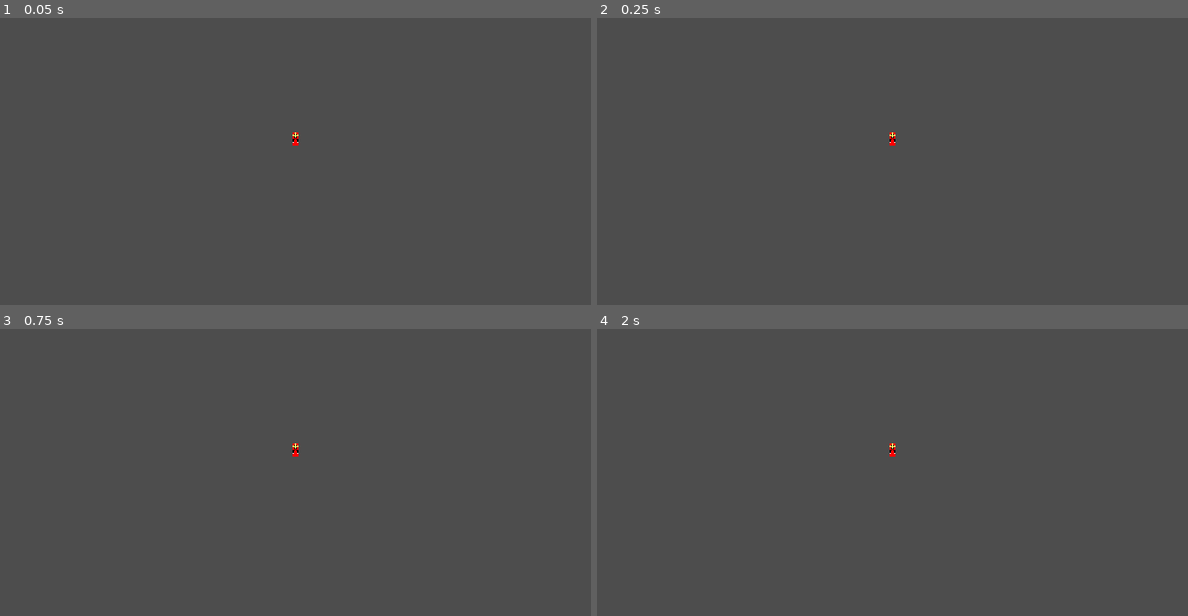
Above: before the commit, frames 1-4 (two rows, left to right).
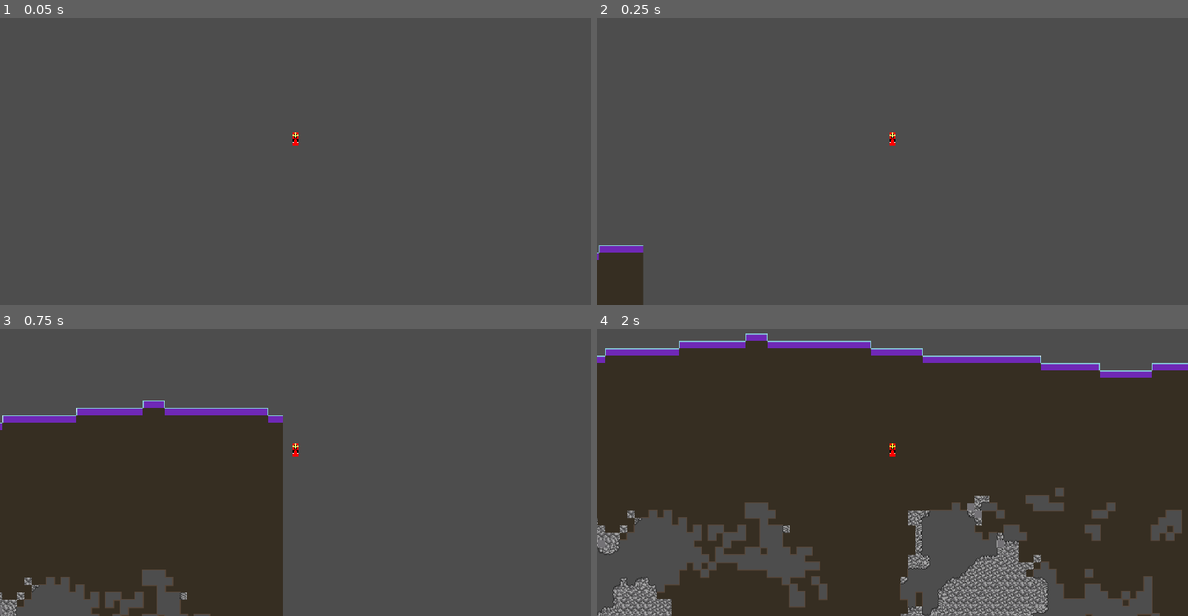
Above: after the commit, the same moments.

Repository: snuggyizme/terraria2
Game: Godot game, scene res://scenes/world.tscn
The game is run twice, just before and just after one commit, with the same random seed, the same clock (stepped at 60 frames per second) and the same inputs.
Inputs:
- Up to frame 1 (0.05 s): no input
- Up to frame 2 (0.25 s): no input
- Up to frame 3 (0.75 s): tap A (a) at 0.6 s
- Up to frame 4 (2 s): tap D (d) at 0.8, 1.35 s; tap S (s) at 1.55 s

Frame 1 is identical in both runs. In frame 2, 1.6% of the frame differs, in the area x 0-8%, y 79-100%; in frame 3, 32%; in frame 4, 78%, in the area x 0-100%, y 1-100%.
Error before the commit: Invalid access to property or key '(-1, -1)' on a base object of type 'Dictionary[Vector2i, StringName]'. (res://scripts/chunk.gd:47)

Commit message:
whatever

Diff:
--- /dev/null
+++ b/resources/genPasses/caves.tres
@@ -0,0 +1,17 @@
+[gd_resource type="Resource" script_class="NoiseReplacerGenerationPass" format=3 uid="uid://hg1uyjdy3kkj"]
+
+[ext_resource type="Script" uid="uid://bpqpm1chm5m8a" path="res://scripts/resourceDefinitions/generationPasses/noiseReplacerGenerationPass.gd" id="1_g6t1o"]
+[ext_resource type="Script" uid="uid://c7sfsvvhgjw2q" path="res://scripts/resourceDefinitions/threshold.gd" id="2_haaxn"]
+
+[sub_resource type="Resource" id="Resource_71j4m"]
+script = ExtResource("2_haaxn")
+threshold = -0.6
+metadata/_custom_type_script = "uid://c7sfsvvhgjw2q"
+
+[resource]
+script = ExtResource("1_g6t1o")
+targets = Array[StringName]([&"stone"])
+block = &"_"
+noiseIdentifier = &"caveNoise"
+threshold = SubResource("Resource_71j4m")
+metadata/_custom_type_script = "uid://bpqpm1chm5m8a"
--- /dev/null
+++ b/resources/genPasses/dirtUnderground.tres
@@ -0,0 +1,19 @@
+[gd_resource type="Resource" script_class="NoiseReplacerGenerationPass" format=3 uid="uid://dbno65eetabrx"]
+
+[ext_resource type="Script" uid="uid://bpqpm1chm5m8a" path="res://scripts/resourceDefinitions/generationPasses/noiseReplacerGenerationPass.gd" id="1_xmrm5"]
+[ext_resource type="Script" uid="uid://c7sfsvvhgjw2q" path="res://scripts/resourceDefinitions/threshold.gd" id="2_83c38"]
+
+[sub_resource type="Resource" id="Resource_mxt1a"]
+script = ExtResource("2_83c38")
+type = 1
+threshold = 0.09000000000000008
+metadata/_custom_type_script = "uid://c7sfsvvhgjw2q"
+
+[resource]
+script = ExtResource("1_xmrm5")
+targets = Array[StringName]([&"stone"])
+block = &"dirt"
+noiseIdentifier = &"noise"
+threshold = SubResource("Resource_mxt1a")
+offset = 3444
+metadata/_custom_type_script = "uid://bpqpm1chm5m8a"
--- /dev/null
+++ b/resources/genPasses/granite.tres
@@ -0,0 +1,17 @@
+[gd_resource type="Resource" script_class="NoiseReplacerGenerationPass" format=3 uid="uid://b6l63wdk0036w"]
+
+[ext_resource type="Script" uid="uid://bpqpm1chm5m8a" path="res://scripts/resourceDefinitions/generationPasses/noiseReplacerGenerationPass.gd" id="1_0xak5"]
+[ext_resource type="Script" uid="uid://c7sfsvvhgjw2q" path="res://scripts/resourceDefinitions/threshold.gd" id="2_1p0xk"]
+
+[sub_resource type="Resource" id="Resource_0xak5"]
+script = ExtResource("2_1p0xk")
+threshold = -0.31000000000000005
+metadata/_custom_type_script = "uid://c7sfsvvhgjw2q"
+
+[resource]
+script = ExtResource("1_0xak5")
+targets = Array[StringName]([&"stone"])
+block = &"granite"
+noiseIdentifier = &"stoneTypeNoise"
+threshold = SubResource("Resource_0xak5")
+metadata/_custom_type_script = "uid://bpqpm1chm5m8a"
--- /dev/null
+++ b/resources/genPasses/mica.tres
@@ -0,0 +1,18 @@
+[gd_resource type="Resource" script_class="NoiseReplacerGenerationPass" format=3 uid="uid://cg5lh2gmy2ne6"]
+
+[ext_resource type="Script" uid="uid://bpqpm1chm5m8a" path="res://scripts/resourceDefinitions/generationPasses/noiseReplacerGenerationPass.gd" id="1_k2juf"]
+[ext_resource type="Script" uid="uid://c7sfsvvhgjw2q" path="res://scripts/resourceDefinitions/threshold.gd" id="2_s1p6t"]
+
+[sub_resource type="Resource" id="Resource_k2juf"]
+script = ExtResource("2_s1p6t")
+type = 1
+threshold = 0.21999999999999997
+metadata/_custom_type_script = "uid://c7sfsvvhgjw2q"
+
+[resource]
+script = ExtResource("1_k2juf")
+targets = Array[StringName]([&"stone"])
+block = &"mica"
+noiseIdentifier = &"stoneTypeNoise"
+threshold = SubResource("Resource_k2juf")
+metadata/_custom_type_script = "uid://bpqpm1chm5m8a"
--- /dev/null
+++ b/resources/genPasses/surface.tres
@@ -0,0 +1,14 @@
+[gd_resource type="Resource" script_class="SurfaceGenerationPass" format=3 uid="uid://cbhsqlx51pg0n"]
+
+[ext_resource type="Script" uid="uid://baxbj4prngww6" path="res://scripts/resourceDefinitions/generationPasses/surfaceGenerationPass.gd" id="1_l51bx"]
+
+[resource]
+script = ExtResource("1_l51bx")
+air = &"_"
+grass = &"grass"
+dirt = &"dirt"
+stone = &"stone"
+dirtWaviness = 20.0
+grassNoiseIdentifier = &"smoothNoise"
+dirtNoiseIdentifier = &"noise"
+metadata/_custom_type_script = "uid://baxbj4prngww6"
--- a/scenes/chunk.tscn
+++ b/scenes/chunk.tscn
@@ -1,7 +1,7 @@
 [gd_scene format=3 uid="uid://c0q3qy171i1tk"]
 
 [ext_resource type="Script" uid="uid://dut8mh4356r5x" path="res://scripts/chunk.gd" id="1_jas4a"]
-[ext_resource type="TileSet" uid="uid://diletvp77y6xg" path="res://assets/resources/tileset.tres" id="2_jtw3q"]
+[ext_resource type="TileSet" uid="uid://diletvp77y6xg" path="res://resources/tileset.tres" id="2_jtw3q"]
 
 [node name="Chunk" type="Node2D" unique_id=2100667408]
 script = ExtResource("1_jas4a")
--- a/scenes/playerCharacter.tscn
+++ b/scenes/playerCharacter.tscn
@@ -13,7 +13,6 @@
 baseGravity = 600.0
 baseAccel = 160.0
 baseFriction = 5.0
-startThreshold = 8.0
 stepHeight = 10.0
 noclipSpeed = 700.0
 
--- a/scenes/singletons/generator.tscn
+++ b/scenes/singletons/generator.tscn
@@ -1,6 +1,13 @@
 [gd_scene format=3 uid="uid://c8ghm7a6yvjuk"]
 
 [ext_resource type="Script" uid="uid://h3don8lpopio" path="res://scripts/singletons/generator.gd" id="1_w83et"]
+[ext_resource type="Script" uid="uid://di1rket7yi4gd" path="res://scripts/resourceDefinitions/generationPass.gd" id="2_y1b5p"]
+[ext_resource type="Resource" uid="uid://cbhsqlx51pg0n" path="res://resources/genPasses/surface.tres" id="3_3tyiu"]
+[ext_resource type="Resource" uid="uid://b6l63wdk0036w" path="res://resources/genPasses/granite.tres" id="4_buh6o"]
+[ext_resource type="Resource" uid="uid://hg1uyjdy3kkj" path="res://resources/genPasses/caves.tres" id="5_4fms4"]
+[ext_resource type="Resource" uid="uid://cg5lh2gmy2ne6" path="res://resources/genPasses/mica.tres" id="5_buh6o"]
+[ext_resource type="Resource" uid="uid://dbno65eetabrx" path="res://resources/genPasses/dirtUnderground.tres" id="5_umcwn"]
 
 [node name="Generator" type="Node" unique_id=1061561749]
 script = ExtResource("1_w83et")
+passes = Array[ExtResource("2_y1b5p")]([ExtResource("3_3tyiu"), ExtResource("5_buh6o"), ExtResource("4_buh6o"), ExtResource("5_umcwn"), ExtResource("5_4fms4")])
--- a/scenes/singletons/global.tscn
+++ b/scenes/singletons/global.tscn
@@ -4,10 +4,14 @@
 
 [sub_resource type="FastNoiseLite" id="FastNoiseLite_k0juu"]
 noise_type = 4
-frequency = 0.02
-fractal_octaves = 6
+seed = 35
+frequency = 0.04
 fractal_lacunarity = 2.5
 fractal_gain = 0.6
+
+[sub_resource type="FastNoiseLite" id="FastNoiseLite_71j4m"]
+noise_type = 5
+domain_warp_fractal_lacunarity = 14.805
 
 [sub_resource type="FastNoiseLite" id="FastNoiseLite_ucjvr"]
 noise_type = 5
@@ -28,9 +32,23 @@
 domain_warp_frequency = -0.04
 domain_warp_fractal_gain = 0.525
 
+[sub_resource type="FastNoiseLite" id="FastNoiseLite_os2yr"]
+noise_type = 2
+frequency = 0.024
+
+[sub_resource type="FastNoiseLite" id="FastNoiseLite_brfv6"]
+noise_type = 3
+frequency = 0.0145
+fractal_octaves = 2
+fractal_lacunarity = 1.7
+fractal_gain = 0.625
+
 [node name="Global" type="Node" unique_id=583500826]
 script = ExtResource("1_ucjvr")
 noise = SubResource("FastNoiseLite_k0juu")
+smoothNoise = SubResource("FastNoiseLite_71j4m")
 genBiomeNoise = SubResource("FastNoiseLite_ucjvr")
 stoneTypeNoise = SubResource("FastNoiseLite_tyy3d")
+caveNoise = SubResource("FastNoiseLite_os2yr")
+smallishNoise = SubResource("FastNoiseLite_brfv6")
 metadata/_custom_type_script = "uid://c2pkxi2cpjfxl"
--- a/scenes/world.tscn
+++ b/scenes/world.tscn
@@ -19,8 +19,6 @@
 
 [node name="PlayerCharacter" parent="." unique_id=1026959804 instance=ExtResource("2_4wyf3")]
 position = Vector2(-242, 121)
-startThreshold = 2.0
-stepHeight = 5.0
 
 [node name="Camera2D" type="Camera2D" parent="PlayerCharacter" unique_id=799073620]
 zoom = Vector2(3, 3)
--- a/scripts/resourceDefinitions/block.gd
+++ b/scripts/resourceDefinitions/block.gd
@@ -1,3 +1,4 @@
+@icon("res://assets/sprites/theThingo.png")
 class_name Block extends Resource
 
 @export_group("Display")
--- /dev/null
+++ b/scripts/resourceDefinitions/generationPasses/noiseReplacerGenerationPass.gd
@@ -0,0 +1,21 @@
+@icon("res://assets/sprites/redStar.png")
+class_name NoiseReplacerGenerationPass extends GenerationPass
+
+@export var targets: Array[StringName]
+@export var block: StringName
+@export var noiseIdentifier: StringName
+@export var threshold: Threshold
+@export var offset: int = 0
+
+func generate(context: GenerationContext) -> void:
+	var noise: FastNoiseLite = Global.get(noiseIdentifier)
+
+	for x in range(-1, Global.DIMENSION.x + 1):
+		for y in range(-1, Global.DIMENSION.y + 1):
+			var coord := Vector2i(x, y)
+			var global: Vector2i = context.getGlobalPos(coord)
+			var value: float = noise.get_noise_2dv(global + Vector2i.ONE * offset)
+
+			if threshold.test(value):
+				if context.getBlock(coord) in targets:
+					context.setBlock(coord, block)
--- a/scripts/resourceDefinitions/generationPasses/surfaceGenerationPass.gd
+++ b/scripts/resourceDefinitions/generationPasses/surfaceGenerationPass.gd
@@ -1,20 +1,26 @@
-class_name SurfaceGenerationPass extends Node
+@icon("res://assets/sprites/redStar.png")
+class_name SurfaceGenerationPass extends GenerationPass
 
-@export var air: String
-@export var grass: String
-@export var dirt: String
-@export var stone: String
+@export var air: StringName
+@export var grass: StringName
+@export var dirt: StringName
+@export var stone: StringName
 @export var dirtWaviness: float = 2.0
+@export var grassNoiseIdentifier: StringName
+@export var dirtNoiseIdentifier: StringName
 
 func generate(context: GenerationContext) -> void:
+	var grassNoise: FastNoiseLite = Global.get(grassNoiseIdentifier)
+	var dirtNoise: FastNoiseLite = Global.get(dirtNoiseIdentifier)
+
 	for x in range(-1, Global.DIMENSION.x + 1):
 		for y in range(-1, Global.DIMENSION.y + 1):
 			var localPos := Vector2i(x, y)
 			var globalPos: Vector2i = context.getGlobalPos(localPos)
 
-			var height: float = Global.noise.get_noise_1dv(globalPos.x)
+			var height: float = grassNoise.get_noise_1d(globalPos.x)
 			var dirtSize := int(
-				Global.noise.get_noise_1dv(globalPos.x + 999) * dirtWaviness
+				dirtNoise.get_noise_1d(globalPos.x + 999) * dirtWaviness
 			)
 
 			var surfaceY := int(
@@ -25,7 +31,7 @@
 				context.setBlock(localPos, air)
 			elif globalPos.y == surfaceY:
 				context.setBlock(localPos, grass)
-			elif globalPos.y > (surfaceY + Global.DIRT_BUFFER_SIZE + dirtSize):
+			elif globalPos.y < (surfaceY + Global.DIRT_BUFFER_SIZE + dirtSize):
 				context.setBlock(localPos, dirt)
 			else:
 				context.setBlock(localPos, stone)
--- /dev/null
+++ b/scripts/resourceDefinitions/threshold.gd
@@ -0,0 +1,11 @@
+class_name Threshold extends Resource
+
+enum Type { LESS_THAN, GREATER_THAN }
+
+@export var type: Type
+@export_range(-1, 1, 0.01, "or_greater") var threshold: float
+
+func test(value: float) -> bool:
+	if type == Type.LESS_THAN:
+		return ( value < threshold )
+	return ( value > threshold )
--- a/scripts/singletons/global.gd
+++ b/scripts/singletons/global.gd
@@ -14,68 +14,71 @@
 # World gen params
 const SURFACE_HEIGHT := 32
 const HILL_HEIGHT := 20
-const DIRT_BUFFER_SIZE := 11
-const UNDERGROUND_NOISE_CAVE_THRESHOLD = -0.1 ## < means open air
+const DIRT_BUFFER_SIZE := 21
+
+# here for caching till i migrate:
 const UNDERGROUND_NOISE_ANDESITE_THRESHOLD = -0.2 ## < means andesite
-const UNDERGROUND_NOISE_GRANITE_THRESHOLD = 0.4 ## < means granite
 const UNDERGROUND_NOISE_MICA_THRESHOLD = 0.7 ## > means mica
 
 @export var noise: FastNoiseLite
+@export var smoothNoise: FastNoiseLite # e.g. surface
 @export var genBiomeNoise: FastNoiseLite
 @export var stoneTypeNoise: FastNoiseLite
+@export var caveNoise: FastNoiseLite
+@export var smallishNoise: FastNoiseLite
 
 var blockDict: Dictionary[StringName, Block]
 var biomeArray: Array[Biome]
 var worldGenerationContext: WorldGenerationContext
 
 func _ready() -> void:
-	worldGenerationContext = WorldGenerationContext.new(
-		Global.WORLD_DIMENSION
-	)
+    worldGenerationContext = WorldGenerationContext.new(
+        Global.WORLD_DIMENSION
+    )
 
-	blockDict = getBlocks()
-	biomeArray = getBiomes()
+    blockDict = getBlocks()
+    biomeArray = getBiomes()
 
-	# Todo: base this off of worldGenerationContext.mySeed instead of unrelated
-	randomize()
-	noise.seed = randi()
-	genBiomeNoise.seed = randi()
-	stoneTypeNoise.seed = randi()
+    # Todo: base this off of worldGenerationContext.mySeed instead of unrelated
+    randomize()
+    noise.seed = randi()
+    genBiomeNoise.seed = randi()
+    stoneTypeNoise.seed = randi()
 
 func getBlocks(debug := false) -> Dictionary[StringName, Block]:
-	var export: Dictionary[StringName, Block] = {}
+    var export: Dictionary[StringName, Block] = {}
 
-	var dir := DirAccess.open("res://blocks")
-	dir.list_dir_begin()
+    var dir := DirAccess.open("res://blocks")
+    dir.list_dir_begin()
 
-	for file: String in dir.get_files():
-		var resource := load("res://blocks/" + file)
+    for file: String in dir.get_files():
+        var resource := load("res://blocks/" + file)
 
-		if (file.get_extension() == "tres"):
-			file = file.replace(".tres", "")
+        if (file.get_extension() == "tres"):
+            file = file.replace(".tres", "")
 
-		if debug:
-			print(resource)
+        if debug:
+            print(resource)
 
-		export[StringName(file)] = resource
+        export[StringName(file)] = resource
 
-	return export
+    return export
 
 func getBiomes(debug := false) -> Array[Biome]:
-	var export: Array[Biome] = []
+    var export: Array[Biome] = []
 
-	var dir := DirAccess.open("res://biomes")
-	dir.list_dir_begin()
+    var dir := DirAccess.open("res://biomes")
+    dir.list_dir_begin()
 
-	for file: String in dir.get_files():
-		var resource := load("res://biomes/" + file)
+    for file: String in dir.get_files():
+        var resource := load("res://biomes/" + file)
 
-		if (file.get_extension() == "tres"):
-			file = file.replace(".tres", "")
+        if (file.get_extension() == "tres"):
+            file = file.replace(".tres", "")
 
-		if debug:
-			print(resource)
+        if debug:
+            print(resource)
 
-		export.append(resource)
+        export.append(resource)
 
-	return export
+    return export
Binary file added: assets/sprites/redStar.aseprite
Binary file added: assets/sprites/redStar.png
Not shown, added: assets/sprites/redStar.png.import
Binary file added: assets/sprites/theThingo.aseprite
Binary file added: assets/sprites/theThingo.png
Not shown, added: assets/sprites/theThingo.png.import
Renamed: assets/resources/tileset.tres -> resources/tileset.tres
Not shown, added: scripts/resourceDefinitions/generationPasses/noiseReplacerGenerationPass.gd.uid
Not shown, added: scripts/resourceDefinitions/threshold.gd.uid
